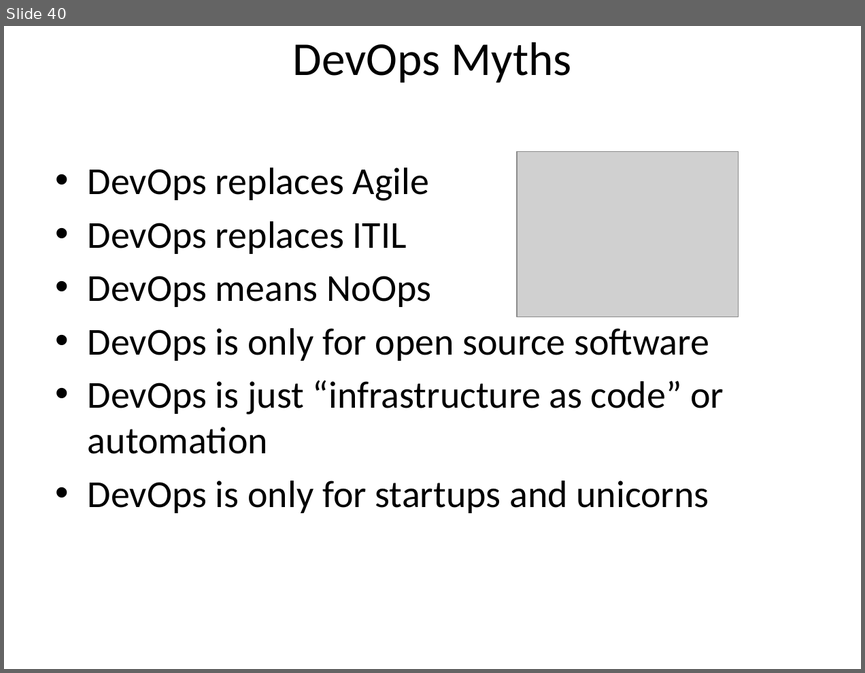
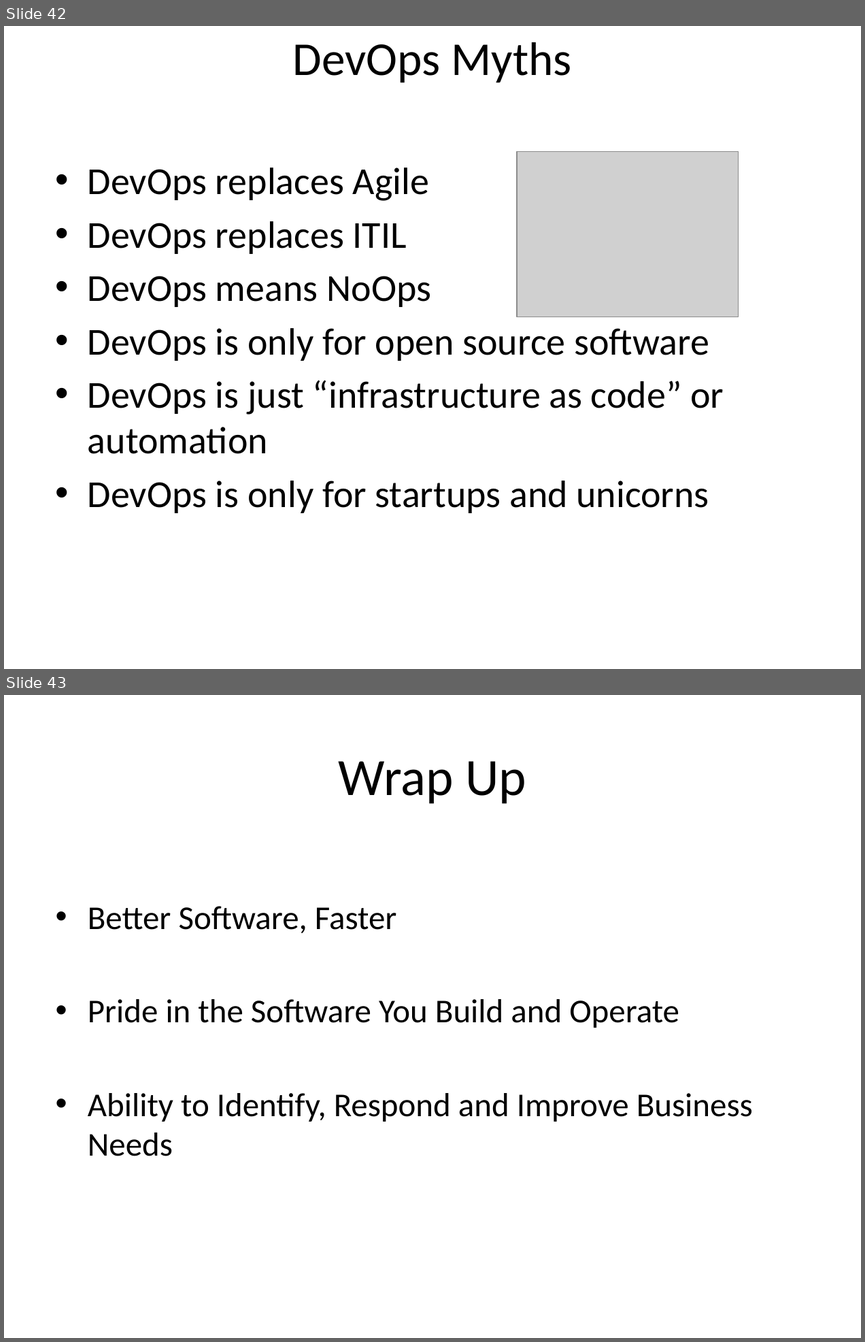
Before and after one commit to browngeek666/DevOpsPres, a slide deck: ALFDevOps.pptx. Shown one above the other, each under a label of ours: slide 40 before the commit, slides 42 and 43 after it. The pictures are 865x673 and 865x1342 pixels, drawn with LibreOffice and Linux fonts; fonts in the diff are those of the drawing; grey boxes stand for pictures. Boxes give left, top, right and bottom in pixels: in the first picture for what was removed or moved away, otherwise in the second. Text is boxed around its words. In the diff, an @@ line names an element or a change of style, - is before the commit and + after.

```diff
--- a/ALFDevOps.pptx
+++ b/ALFDevOps.pptx
@@ slide 43 added at (x1=4, y1=695, x2=861, y2=1338), background #FFFFFF @@
@@ title added at (x1=339, y1=761, x2=526, y2=804), 44 pt, text #000000 @@
+Wrap Up
@@ text added at (x1=88, y1=906, x2=753, y2=1156), 28 pt, text #000000 @@
+• Better Software, Faster
+• Pride in the Software You Build and Operate
+• Ability to Identify, Respond and Improve Business Needs
@@ what was slide 40 is now slide 42 @@
```
Also in this commit, not shown: 3 slides changed, 5 other slides added, 4 slides removed.
